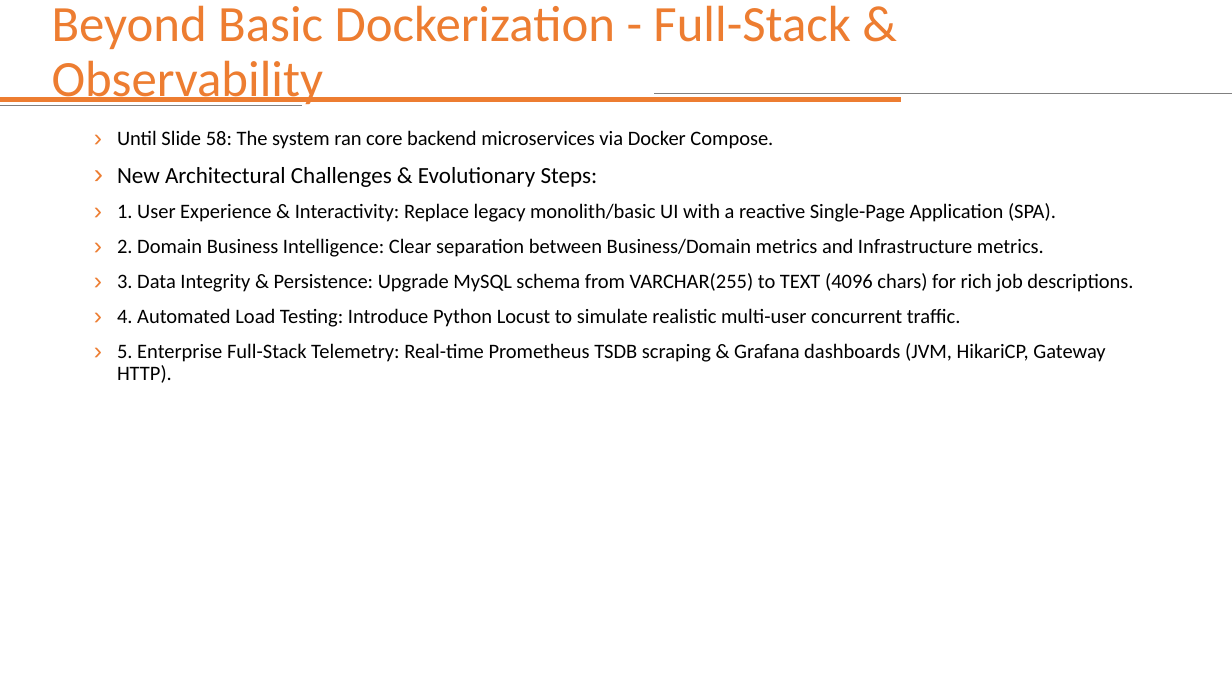
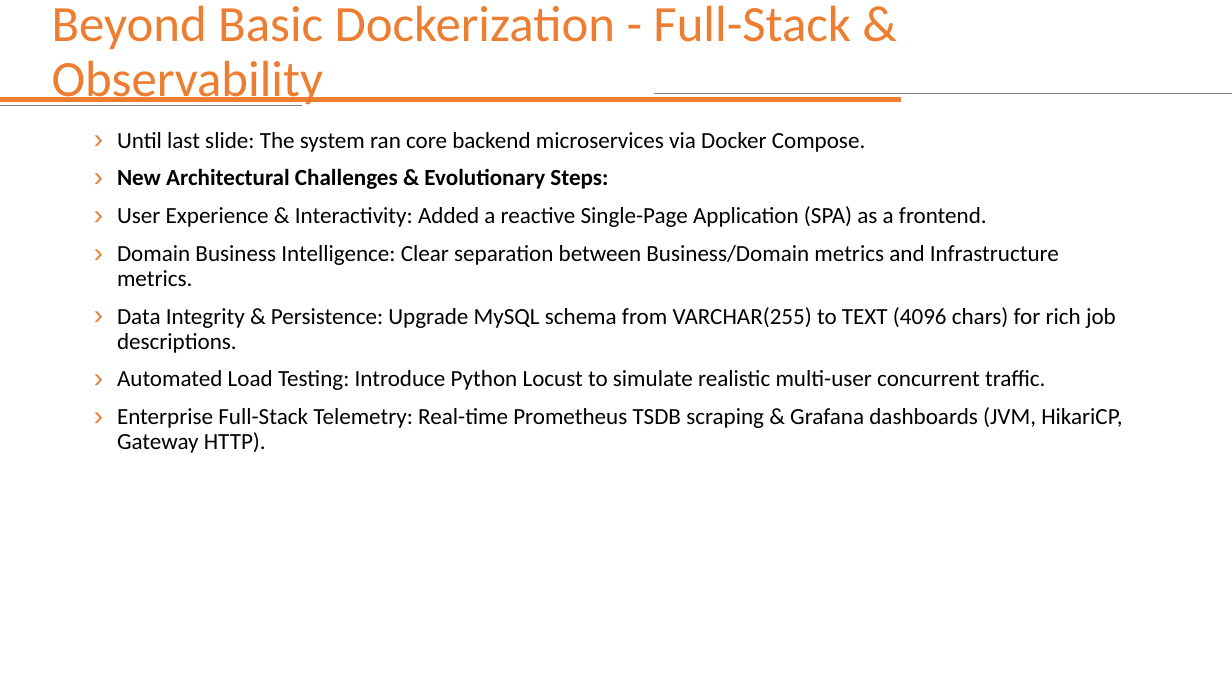
Before and after one commit to mattpat48/springboot-microservices-development, a slide deck: slide 59 of 8_3 - Developing Microservices - Complete_Edition.pptx. Drawn at 1232x693 pixels with LibreOffice and Linux fonts; fonts in the diff are those of the drawing. Boxes give left, top, right and bottom in pixels: in the first picture for what was removed or moved away, otherwise in the second. Text is boxed around its words. In the diff, an @@ line names an element or a change of style, - is before the commit and + after.

Commit message:
Update Presentation

```diff
--- a/8_3 - Developing Microservices - Complete_Edition.pptx
+++ b/8_3 - Developing Microservices - Complete_Edition.pptx
@@ text at (117,132,866,152): text changed; size 16 to 18 pt @@
-› Until Slide 58: The system ran core backend microservices via Docker Compose.
+› Until last slide: The system ran core backend microservices via Docker Compose.
@@ text at (117,168,608,189): bold on in "New Architectural Challenges & Evolutionary Steps:" @@
@@ text at (117,206,1122,453): text changed; size 16 to 18 pt @@
-› 1. User Experience & Interactivity: Replace legacy monolith/basic UI with a reactive Single-Page Application (SPA).
-› 2. Domain Business Intelligence: Clear separation between Business/Domain metrics and Infrastructure metrics.
-› 3. Data Integrity & Persistence: Upgrade MySQL schema from VARCHAR(255) to TEXT (4096 chars) for rich job descriptions.
-› 4. Automated Load Testing: Introduce Python Locust to simulate realistic multi-user concurrent traffic.
-› 5. Enterprise Full-Stack Telemetry: Real-time Prometheus TSDB scraping & Grafana dashboards (JVM, HikariCP, Gateway HTTP).
+› User Experience & Interactivity: Added a reactive Single-Page Application (SPA) as a frontend.
+› Domain Business Intelligence: Clear separation between Business/Domain metrics and Infrastructure metrics.
+› Data Integrity & Persistence: Upgrade MySQL schema from VARCHAR(255) to TEXT (4096 chars) for rich job descriptions.
+› Automated Load Testing: Introduce Python Locust to simulate realistic multi-user concurrent traffic.
+› Enterprise Full-Stack Telemetry: Real-time Prometheus TSDB scraping & Grafana dashboards (JVM, HikariCP, Gateway HTTP).
```
Also in this commit, not shown: 12 other slides changed.
